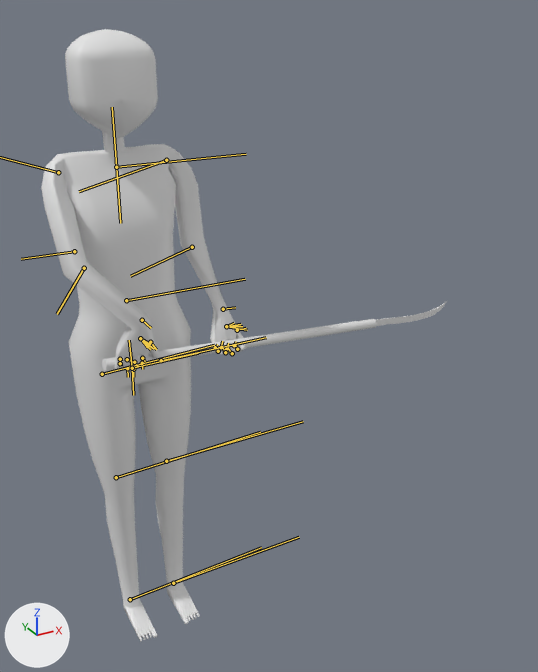
Renders of the FBX model ActionGame/Resources/Model/Enemy/WeakEnemy.fbx from each side of a commit.
Rendered twice from a 50 mm camera at (-4.16, -12.67, 12.52) aimed at (2.63, -0.32, 6.35). The lights are fixed; the arrows at lower left show +X, +Y and +Z. Both versions are drawn at frame 1 of the action '体ボーン|TestPause'; the numbers are the values there. The bones that bend it are drawn over the model as lines.

In view in the first picture: 'Body.001'.
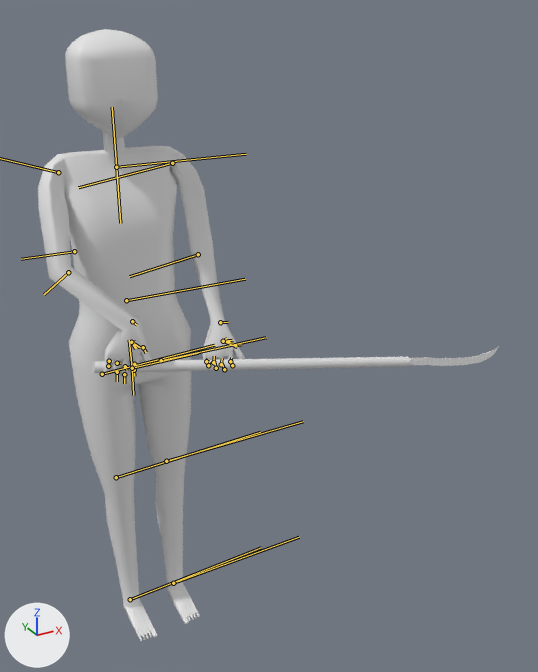
The change, as JSON lines over the scene's bpy script:
```json
{"block": "bone_bone_l", "where": "bone_bone_l = bpy.data.objects['体ボーン'].pose.bones['Bone_L']  # child of 'Bone'"}
{"op": "set", "path": "bone_bone_l.rotation_quaternion", "old": "(0.997, 0.0, -0.077, 0.0)", "new": "(0.998, 0.0, 0.064, 0.0)", "note": "degrees (0, -9, 0) -> degrees (0, 7, 0)"}
{"block": "bone_bone_l_001", "where": "bone_bone_l_001 = bpy.data.objects['体ボーン'].pose.bones['Bone_L.001']  # child of 'Bone_L'"}
{"op": "set", "path": "bone_bone_l_001.rotation_quaternion", "old": "(0.776, 0.0, 0.078, -0.626)", "new": "(0.77, -0.012, 0.139, -0.622)", "note": "degrees (-6, 7, -78) -> degrees (-11, 11, -79)"}
{"block": "bone_bone_l_002", "where": "bone_bone_l_002 = bpy.data.objects['体ボーン'].pose.bones['Bone_L.002']  # child of 'Bone_L.001'"}
{"op": "set", "path": "bone_bone_l_002.rotation_quaternion", "old": "(0.98, 0.0, 0.197, 0.0)", "new": "(0.988, 0.0, 0.152, 0.0)", "note": "degrees (0, 23, 0) -> degrees (0, 17, 0)"}
{"block": "bone_bone_l_003", "where": "bone_bone_l_003 = bpy.data.objects['体ボーン'].pose.bones['Bone_L.003']  # child of 'Bone_L.002'"}
{"op": "set", "path": "bone_bone_l_003.rotation_quaternion", "old": "(0.55, 0.828, -0.11, 0.0)", "new": "(0.549, 0.832, -0.076, 0.0)", "note": "degrees (113, -7, -11) -> degrees (113, -5, -7)"}
{"block": "bone_bone_r_001", "where": "bone_bone_r_001 = bpy.data.objects['体ボーン'].pose.bones['Bone_R.001']  # child of 'Bone_R'"}
{"op": "set", "path": "bone_bone_r_001.rotation_quaternion", "old": "(0.707, 0.0, 0.424, 0.566)", "new": "(0.751, 0.0, 0.334, 0.569)", "note": "degrees (37, 37, 90) -> degrees (26, 30, 81)"}
{"block": "bone_bone_r_002", "where": "bone_bone_r_002 = bpy.data.objects['体ボーン'].pose.bones['Bone_R.002']  # child of 'Bone_R.001'"}
{"op": "set", "path": "bone_bone_r_002.rotation_quaternion", "old": "(0.924, 0.0, 0.093, 0.37)", "new": "(0.896, 0.154, 0.286, 0.303)", "note": "degrees (4, 10, 44) -> degrees (30, 25, 44)"}
{"block": "bone_bone_r_003", "where": "bone_bone_r_003 = bpy.data.objects['体ボーン'].pose.bones['Bone_R.003']  # child of 'Bone_R.002'"}
{"op": "set", "path": "bone_bone_r_003.rotation_quaternion", "old": "(0.842, 0.337, -0.422, 0.0)", "new": "(0.864, 0.202, -0.46, 0.0)", "note": "degrees (54, -45, -24) -> degrees (35, -53, -18)"}
```

Where the change shows, as pixel boxes (x1, y1, x2, y2) in the pictures (538 x 672 px):
```json
{"object": "Body.001", "change": "posed", "before": [41, 29, 447, 642], "after": [38, 29, 499, 642], "on screen": "14% wider"}
{"bone": "Bone_L.001", "before": "(166, 160) to (79, 191)", "after": "(172, 163) to (78, 187)"}
{"bone": "Bone_L.002", "before": "(192, 247) to (130, 276)", "after": "(198, 254) to (129, 276)"}
{"bone": "Bone_L.003", "before": "(223, 309) to (235, 307)", "after": "(220, 322) to (228, 322)"}
{"bone": "Bone_R.002", "before": "(84, 268) to (57, 314)", "after": "(68, 272) to (44, 294)"}
{"bone": "Bone_R.003", "before": "(142, 320) to (151, 328)", "after": "(132, 321) to (137, 325)"}
```
